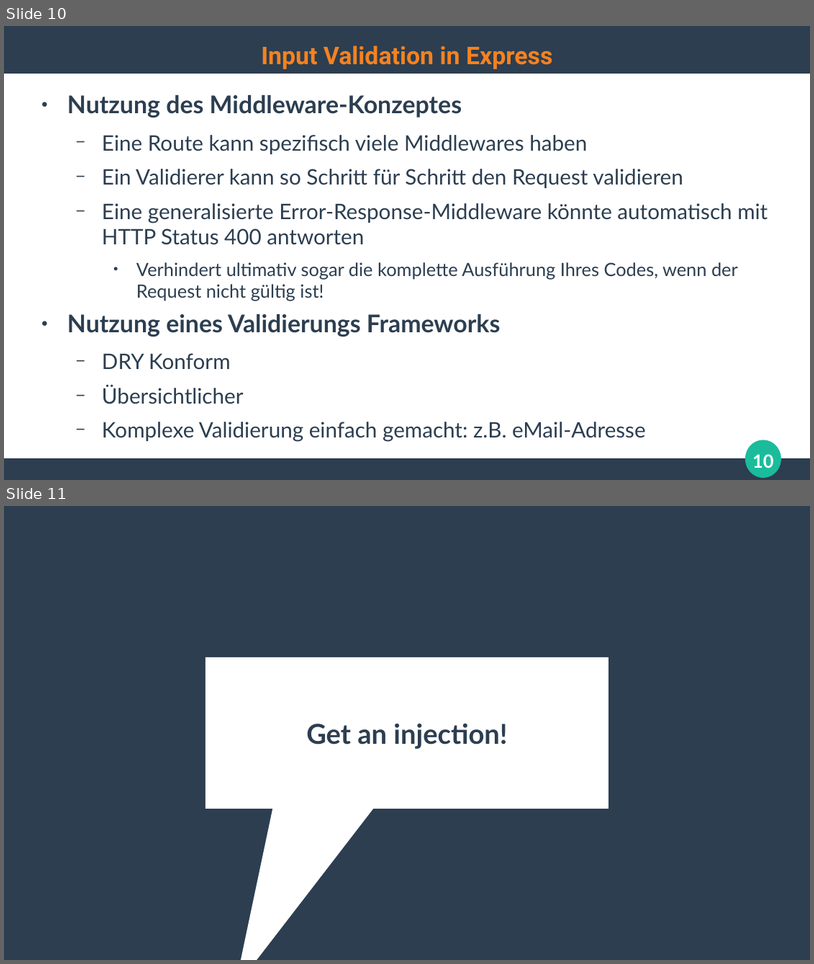
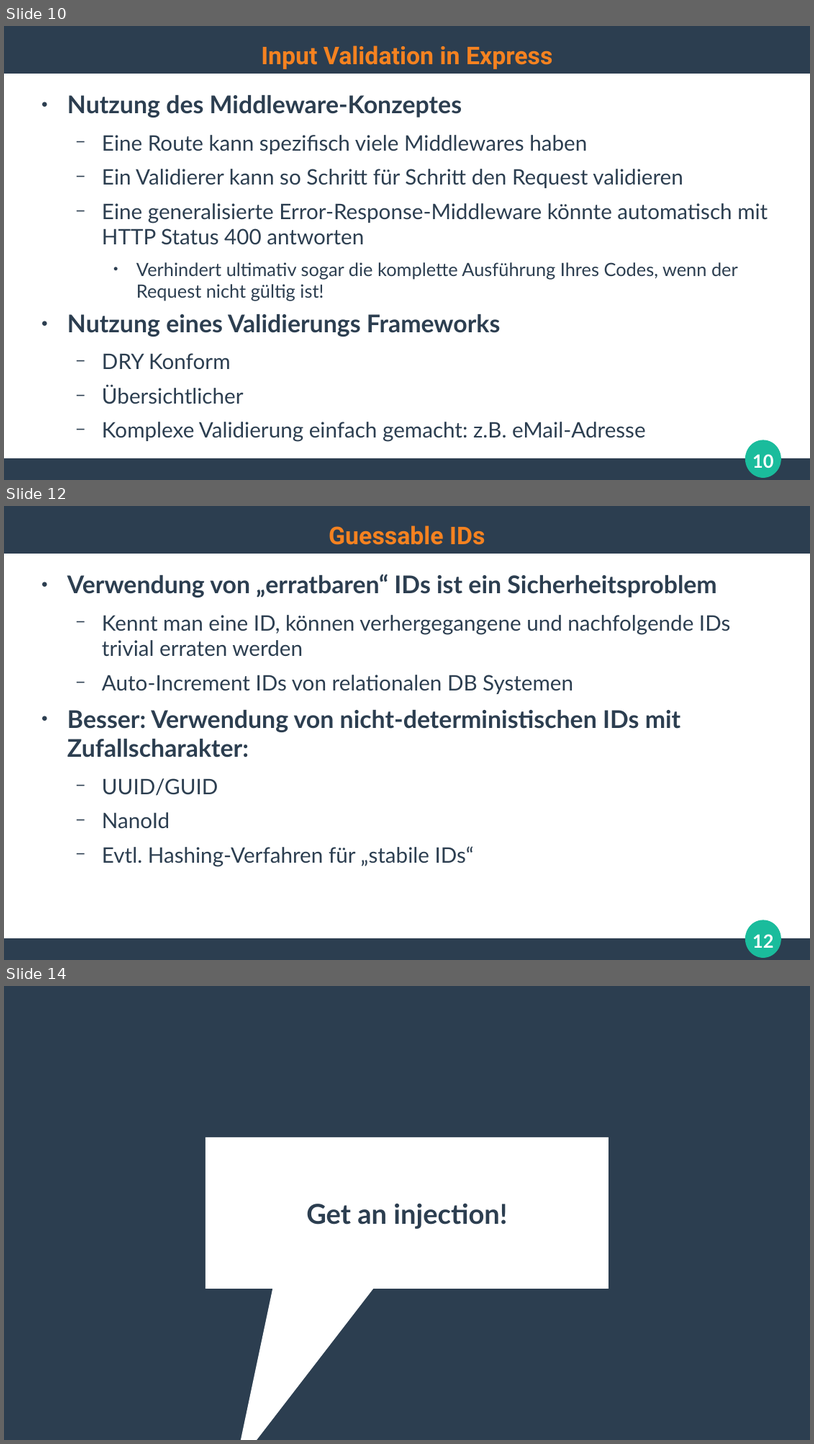
Before and after one commit to ghandmann/HS-AlbSig-WebAnwendungen2, a slide deck: Kapitel/06_WebSecurity.odp. Shown one above the other, each under a label of ours: slides 10 and 11 before the commit, slides 10, 12 and 14 after it; the slides between them are not shown. The pictures are 814x964 and 814x1444 pixels, drawn with LibreOffice and Linux fonts; fonts in the diff are those of the drawing. Boxes give left, top, right and bottom in pixels: in the first picture for what was removed or moved away, otherwise in the second. Text is boxed around its words. In the diff, an @@ line names an element or a change of style, - is before the commit and + after.

```diff
--- a/Kapitel/06_WebSecurity.odp
+++ b/Kapitel/06_WebSecurity.odp
@@ slide 12 added at box(4, 506, 810, 960), background #FFFFFF; not listed: 3 template elements that a slide beside it also shows @@
@@ title added at box(329, 525, 485, 545), 24 pt, text #F58220, bold @@
+Guessable IDs
@@ text added at box(67, 574, 730, 867), 21 pt, text #2C3E50 @@
+● Verwendung von „erratbaren“ IDs ist ein Sicherheitsproblem
+  − Kennt man eine ID, können verhergegangene und nachfolgende IDs trivial erraten werden
+  − Auto-Increment IDs von relationalen DB Systemen
+● Besser: Verwendung von nicht-deterministischen IDs mit Zufallscharakter:
+  − UUID/GUID
+  − NanoId
+  − Evtl. Hashing-Verfahren für „stabile IDs“
@@ page number added at box(753, 934, 774, 947), 18 pt, text #FFFFFF, bold @@
+12
@@ what was slide 11 is now slide 14 @@
```
Also in this commit, not shown: 9 other slides added.
